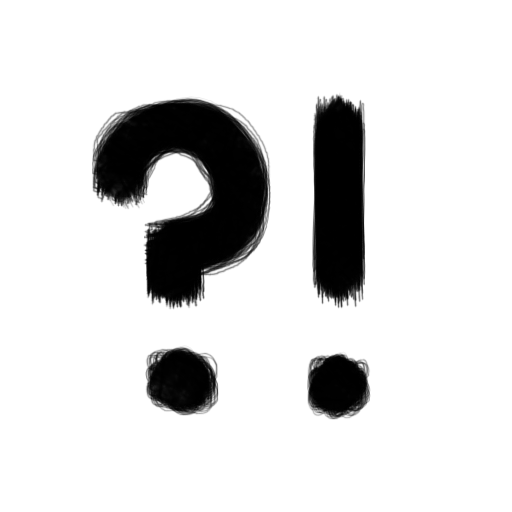
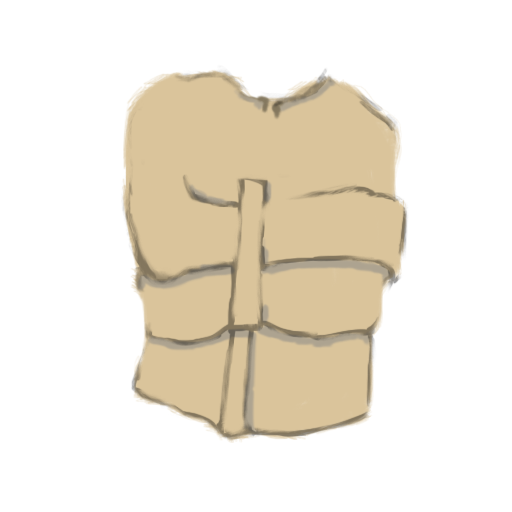
The second w=512, h=512 image is a revision of the first. Changes to its layers:
added layer "Capa 4 copia" (40%) above "Capa 7" over box(120, 65, 409, 443)
added layer "Capa 7" above "Capa 4" over box(136, 78, 393, 438)
added layer "Capa 5" above "Capa 8" over box(122, 69, 407, 443)
added layer "Capa 8" above "..." over box(92, 65, 409, 443)
hid "...", painted on it over box(124, 219, 408, 293)
hid "..", painted on it over box(124, 219, 291, 293)
hid ".", painted on it over box(124, 219, 160, 286)
hid "?!" over box(92, 92, 371, 420)
